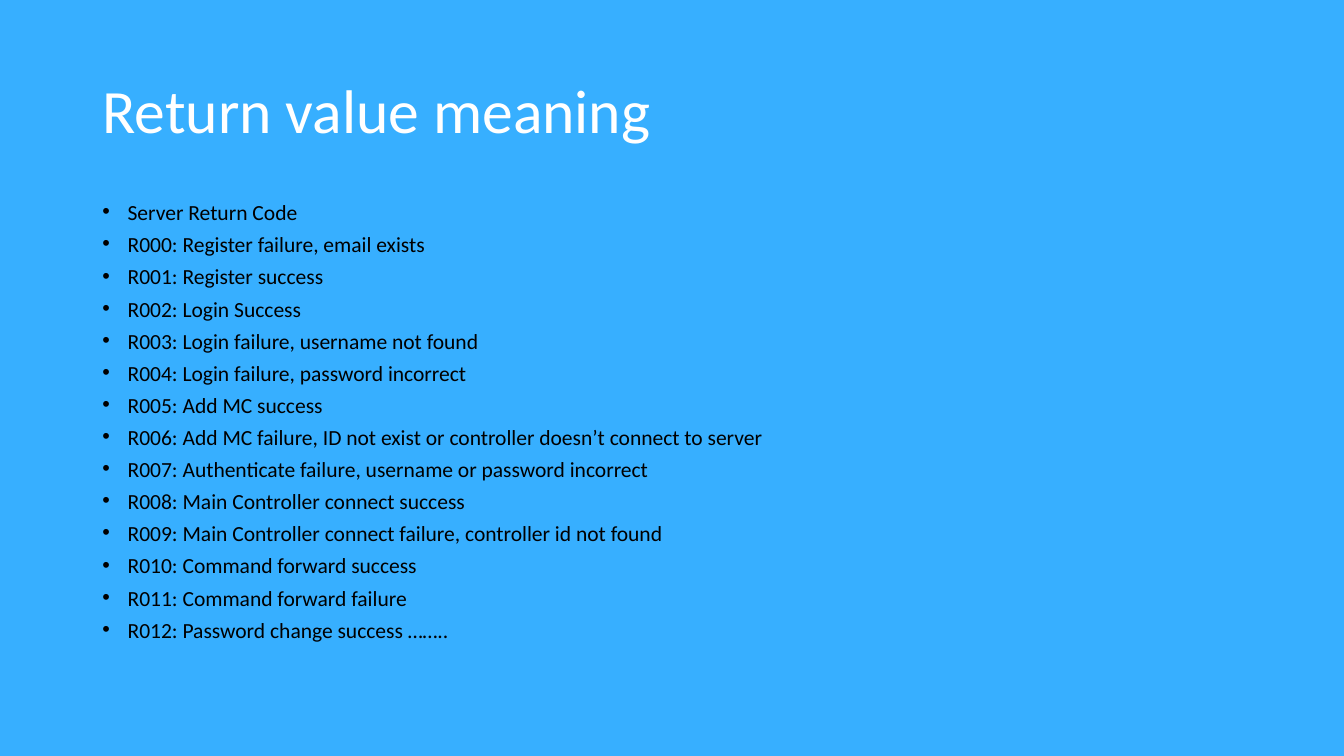
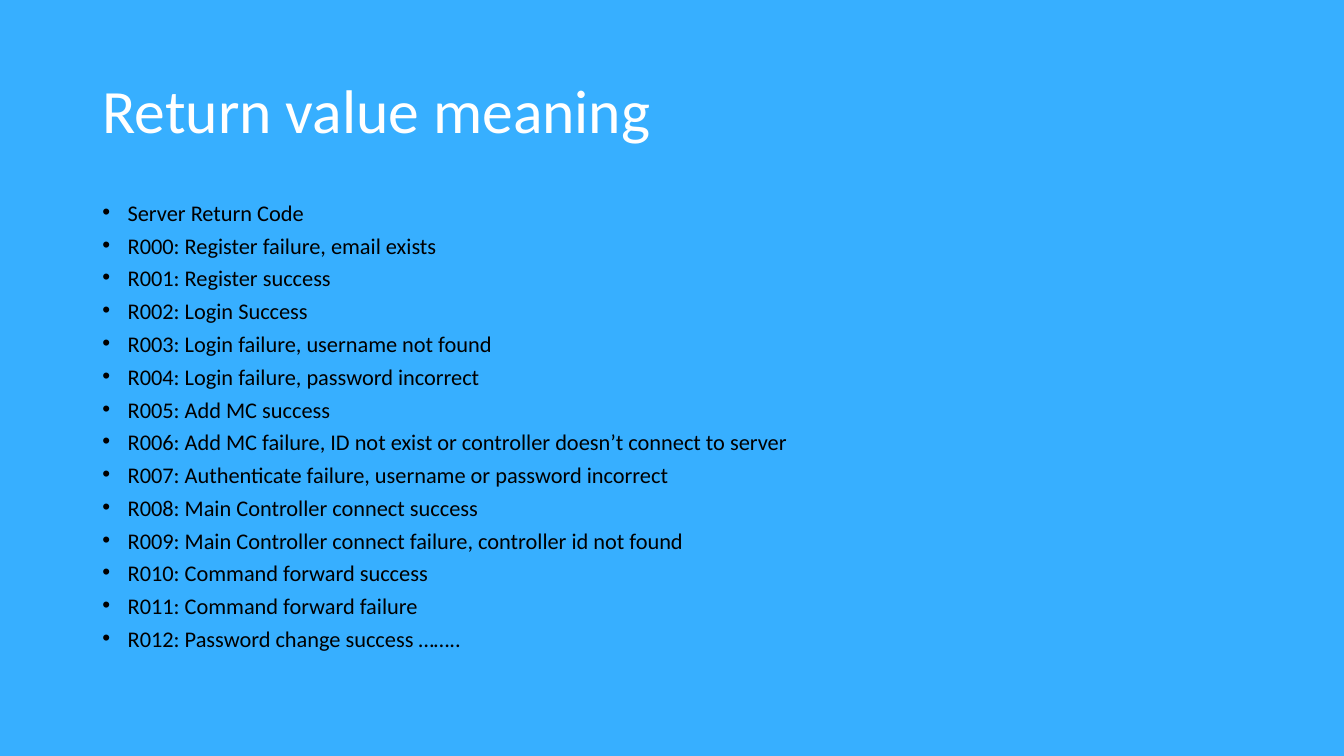
Before and after one commit to Software2015T1/SimpleLife, a slide deck: slide 11 of diagrams and requirements/SIMPLE LIFE.pptx. Drawn at 1344x756 pixels with LibreOffice and Linux fonts; fonts in the diff are those of the drawing. Boxes give left, top, right and bottom in pixels: in the first picture for what was removed or moved away, otherwise in the second. Text is boxed around its words. In the diff, an @@ line names an element or a change of style, - is before the commit and + after.

```diff
--- a/diagrams and requirements/SIMPLE LIFE.pptx
+++ b/diagrams and requirements/SIMPLE LIFE.pptx
@@ text "Server Return Code" at [128,205,787,651]: size 15.4 to 16 pt @@
```
Also in this commit, not shown: 5 other slides changed, 3 slides added.
